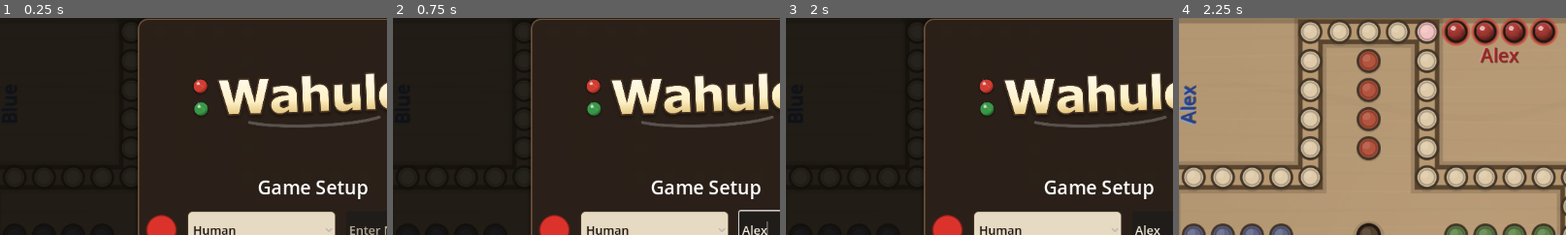
Above: before the commit, frames 1-4 (left to right).
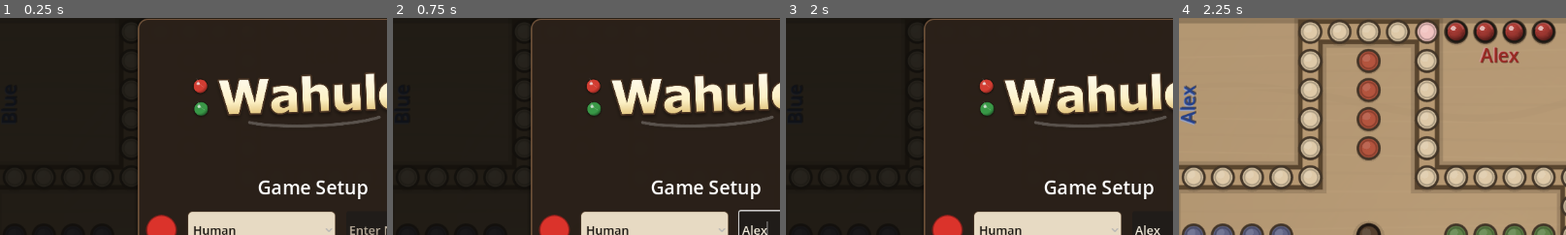
Above: after the commit, the same moments.

Repository: ItsTheMcCoy/wahoo-app
Game: Godot game, scene res://scenes/Main.tscn
Same seed, same stepped clock (60 frames per second), same inputs: the game is played once before the commit and once after it.
Inputs (mouse positions are % of the whole screen's width and height, from its top left):
- Up to frame 1 (0.25 s): no input
- Up to frame 2 (0.75 s): click (62, 49) at 0.52 s; type "Alex" at 0.6 s
- Up to frame 3 (2 s): click (62, 60) at 0.75 s; type "Alex" at 0.83 s; click (62, 71) at 0.98 s; type "Alex" at 1.07 s; click (62, 82) at 1.27 s; type "Alex" at 1.35 s
- Up to frame 4 (2.25 s): click "Start Game" at 2 s
The pictures show only the part of the screen within x 10-60%, y 0-50%; the shares and areas given below are measured in that part.

Frames 1-3 are identical in both runs. In frame 4, 1.2% of the frame differs, in the area x 67-98%, y 0-13%.

Commit message:
Fix turn highlight timing

Diff:
--- a/godot/scripts/main.gd
+++ b/godot/scripts/main.gd
@@ -525,6 +525,7 @@
 	_board.clear_legal_moves()
 	_board.set_state(_state)
 	_board.set_seat_labels(_seat_display_names)
+	_board.set_turn_focus_enabled(false)
 	_die_label.text = "–"
 	_die_label.scale = Vector2.ONE
 	_set_roll_ready(false)
@@ -623,6 +624,7 @@
 		_set_end_turn_ready()
 	else:
 		_advance_to_next_player()
+		_board.set_state(_state)
 		line += "\n%s is up next" % _player_label(_state.current_player)
 		_turn_number += 1
 		_render_status(line)
@@ -717,6 +719,7 @@
 		return
 	_end_turn_button.disabled = true
 	_advance_to_next_player()
+	_board.set_state(_state)
 	_turn_number += 1
 	_render_status("%s is up next" % _player_label(_state.current_player))
 	_set_roll_ready(true)
@@ -802,6 +805,8 @@
 	var winner := int(contenders[0])
 	_state.current_player = winner
 	_starting_phase = false
+	_board.set_turn_focus_enabled(true)
+	_board.set_state(_state)
 	var winner_name: String = _seat_display_names[winner]
 	_turn_label.text = winner_name
 	_turn_label.self_modulate = PLAYER_COLORS[winner]
--- a/godot/scripts/wahoo_board_view.gd
+++ b/godot/scripts/wahoo_board_view.gd
@@ -93,6 +93,7 @@
 var _selected_marble := -1
 var _animation_in_progress := false
 var _seat_labels: Array = ["Red", "Green", "Yellow", "Blue"]
+var _turn_focus_enabled := true
 var _impact_active := false
 var _impact_progress := 1.0
 var _impact_center := Vector2.ZERO
@@ -161,6 +162,10 @@
     if labels.size() < WahooState.NUM_PLAYERS:
         return
     _seat_labels = labels.duplicate(true)
+    queue_redraw()
+
+func set_turn_focus_enabled(enabled: bool) -> void:
+    _turn_focus_enabled = enabled
     queue_redraw()
 
 func animate_move(move: Dictionary, player: int) -> void:
@@ -388,7 +393,7 @@
         _draw_base_cells(player, _base_spot_color(player))
 
 func _draw_current_player_focus() -> void:
-    if _state == null:
+    if _state == null or not _turn_focus_enabled:
         return
     var player := _state.current_player
     var ring_color: Color = PLAYER_COLORS[player]
Not shown, changed: godot/build/web/index.html
Not shown, changed: godot/build/web/index.pck
